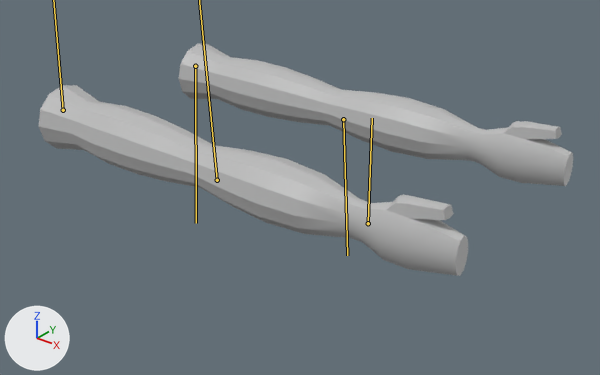
Before and after pictures for a commit that changed the FBX model Assets/Maya/SkM_Arms.fbx.
The view is the same before and after, from a 50 mm lens placed at (1.818, -1.58, 0.58), pointed at (0.549, 0.007, -0.404). The lights are fixed; the arrows at lower left show +X, +Y and +Z. Both versions are drawn at the pose saved in each file; the numbers are the values there. The bones that change are drawn over the model as lines.
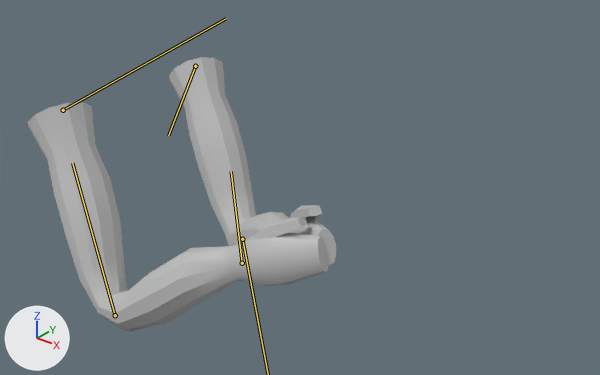
Pixel boxes (x1, y1, x2, y2) of what changed, in the pictures (600 x 375 px):
'pCylinder3', posed (42% narrower, 18% taller): before (39, 44, 573, 276); after (27, 57, 336, 331)
bone 'Wrist_L', root to tip: before (368, 223) to (372, 118); after (242, 263) to (231, 171)
bone 'Shoulder_R', root to tip: before (195, 66) to (196, 223); after (195, 66) to (168, 135)

Edits to the bpy script that builds the scene:
```text
Change bone_shoulder_l:
    where bone_shoulder_l = bpy.data.objects['Armature'].pose.bones['Shoulder_L']  # child of 'Root'
    bone_shoulder_l.rotation_quaternion: (1.0, 0.0, 0.0, 0.0) -> (0.883, -0.189, -0.059, -0.426)  # degrees (0, 0, 0) -> degrees (-17, -15, -49)
Change bone_elbow_l:
    where bone_elbow_l = bpy.data.objects['Armature'].pose.bones['Elbow_L']  # child of 'Shoulder_L'
    bone_elbow_l.rotation_quaternion: (1.0, 0.0, 0.0, 0.0) -> (0.744, 0.0, 0.0, 0.669)  # degrees (0, 0, 0) -> degrees (0, 0, 84)
Change bone_wrist_l:
    where bone_wrist_l = bpy.data.objects['Armature'].pose.bones['Wrist_L']  # child of 'Elbow_L'
    bone_wrist_l.rotation_quaternion: (1.0, 0.0, 0.0, 0.0) -> (0.96, 0.197, 0.042, -0.194)  # degrees (0, 0, 0) -> degrees (22, 9, -21)
Change bone_shoulder_r:
    where bone_shoulder_r = bpy.data.objects['Armature'].pose.bones['Shoulder_R']  # child of 'Root'
    bone_shoulder_r.rotation_quaternion: (1.0, 0.0, 0.0, 0.0) -> (0.904, -0.106, 0.217, -0.354)  # degrees (0, 0, 0) -> degrees (-21, 19, -46)
Change bone_elbow_r:
    where bone_elbow_r = bpy.data.objects['Armature'].pose.bones['Elbow_R']  # child of 'Shoulder_R'
    bone_elbow_r.rotation_quaternion: (1.0, 0.0, 0.0, 0.0) -> (0.84, 0.0, 0.0, 0.542)  # degrees (0, 0, 0) -> degrees (0, 0, 66)
```
